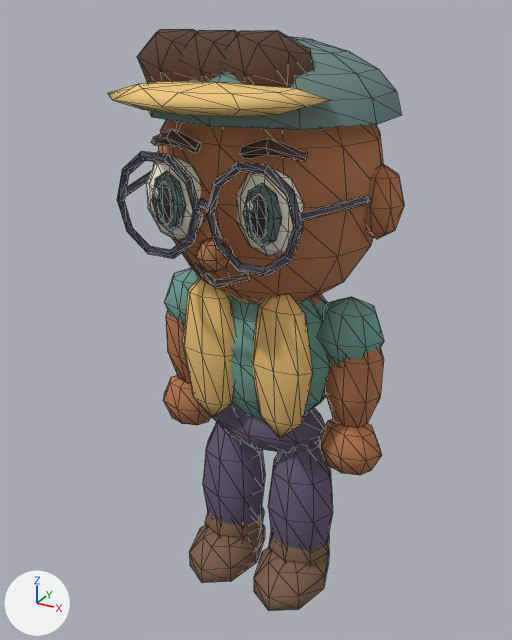
Before and after pictures for a commit that changed the glTF model models/trainers/npc-shopkeeper.glb.
Camera for both pictures: a 50 mm camera at (1.014, -1.927, 2.029) aimed at (-0.014, -0.056, 1.094). Every picture has the same lights, and +X, +Y and +Z are marked at lower left. The picture after the commit comes second. Mesh edges are drawn as thin lines. Vertices at exactly the same position are counted once.

Objects in the first picture: 'body__sturdy', 'bottom__trousers', 'brows__soft', 'eyes__round', 'glasses__round', 'hair__short_sweep', 'head', 'headwear__cap', 'shoes__boots', 'top__vest'.
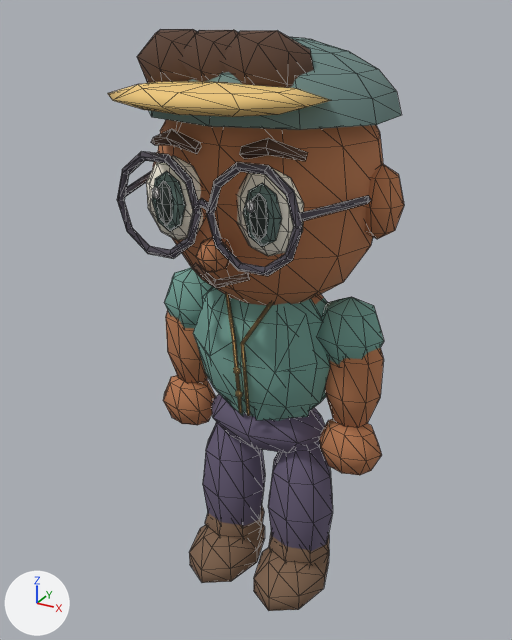
Changed parts and their boxes (x1, y1, x2, y2) in the pictures (512 x 640 px; the box of a moved part takes in the faces that stretch with it):
'top__vest', reshaped (10% shorter)
    before: (164, 268, 384, 439)
    after: (164, 268, 384, 421)
part 1 of me_top__vest_mesh, rebuilt (9% shorter)
    before: (182, 278, 234, 418)
    after: (193, 289, 243, 416)
part 2 of me_top__vest_mesh, moved or reshaped
    before: (252, 295, 313, 439)
    after: (226, 294, 317, 420)

What changed in the scene script:
```text
Change me_top__vest_mesh:
    used by ob_top__vest; location = (0.0, 0.0, 0.0)
    remove me_top__vest_mesh.from_pydata(...)  # 156 vertices, 292 faces; spans x -0.405..0.405, y -0.209..0.176, z 0.7..1.28
    add me_top__vest_mesh.from_pydata(...)  # 170 vertices, 296 faces; spans x -0.405..0.405, y -0.214..0.176, z 0.7..1.28
    me_top__vest_mesh part 1: the loose piece of 26 vertices spanning x -0.24..-0.02, y -0.209..-0.109, z 0.74..1.28 is rebuilt with 7 vertices and now spans x -0.23..-0.015, y -0.19..-0.049, z 0.76..1.22, in mat_trainer_top__vest_top_main (cyan #74a398)
    me_top__vest_mesh part 2: 2 vertices moved from x 0.185..0.208, y -0.184..-0.159, z 0.819..1.201 to x 0.021..0.089, y -0.162..-0.113, z 0.8..1.218; 24 vertices removed from x 0.02..0.24, y -0.209..-0.109, z 0.74..1.28; 29 vertices added at x -0.095..0.23, y -0.205..-0.049, z 0.76..1.223
    other edits to the shape of me_top__vest_mesh do not show in these pictures
```
